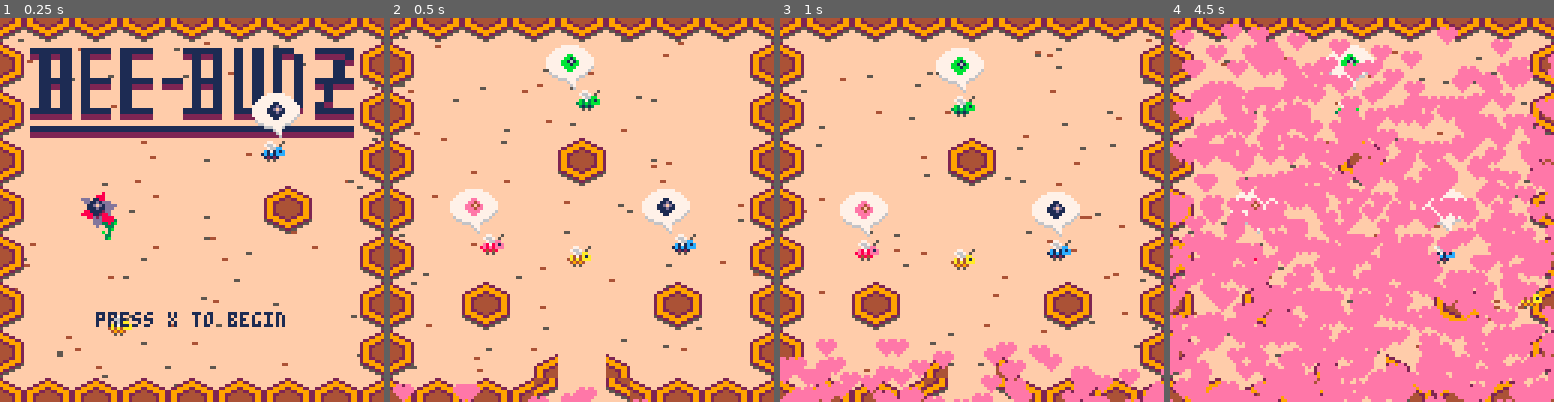
Above: before the commit, frames 1-4 (left to right).
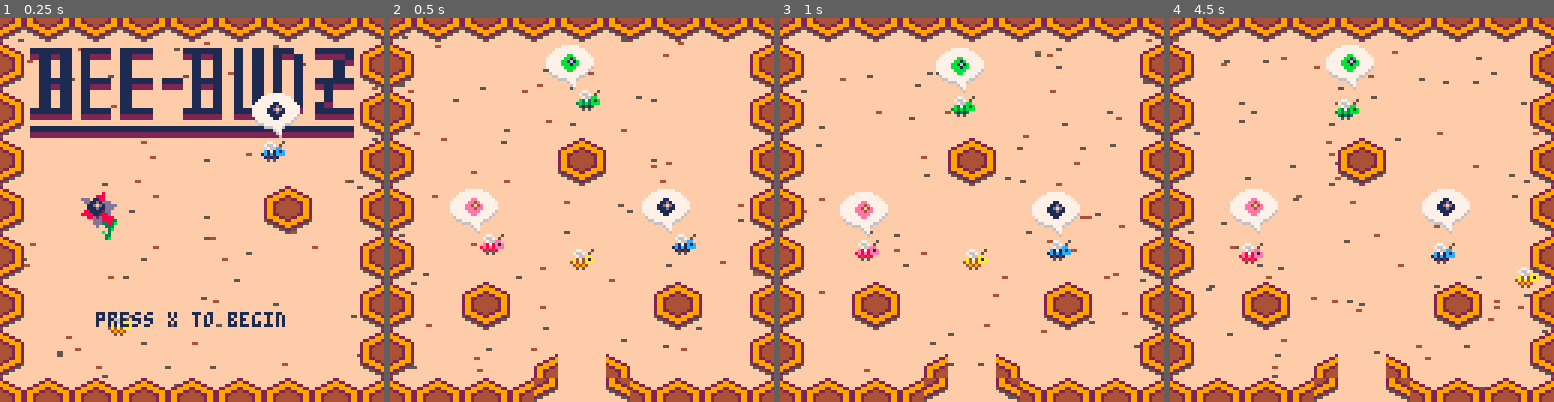
Above: after the commit, the same moments.

Repository: global-game-jam-2019-team/the_letter_bee
Game: PICO-8 cartridge the_letter_bee.p8
Two runs of this game, one before a commit and one after it. Both use one fixed random seed, a clock stepped at 60 frames per second and the inputs below.
Inputs:
- Up to frame 1 (0.25 s): no input
- Up to frame 2 (0.5 s): tap X (X key) at 0.33 s
- Up to frame 3 (1 s): tap O (Z key) at 0.7 s
- Up to frame 4 (4.5 s): tap X (X key) at 1.07, 1.85, 2.97, 4.08 s; hold Right 1.6-2.1 s; tap O (Z key) every 0.4 s from 1.7 to 4.1 s; hold Up 2.15-2.42 s; hold Right 2.47-3.03 s; hold Left 3.08-3.58 s; hold Down 3.63-3.97 s; hold Right from 4.02 s (still down)

Frame 1 is identical in both runs. In frame 2, 1.0% of the frame differs, in the area x 0-68%, y 59-100%; in frame 3, 6.3%; in frame 4, 64%, in the area x 0-100%, y 1-100%.

Commit message:
heart_ending2

Diff:
--- a/the_letter_bee.p8
+++ b/the_letter_bee.p8
@@ -888,7 +888,6 @@
     spr(s(p.sprite, p.x, p.y, not p.point_right))
   end
 
-  all_goals = true
   if all_goals then
     too_many_hearts()
   end
